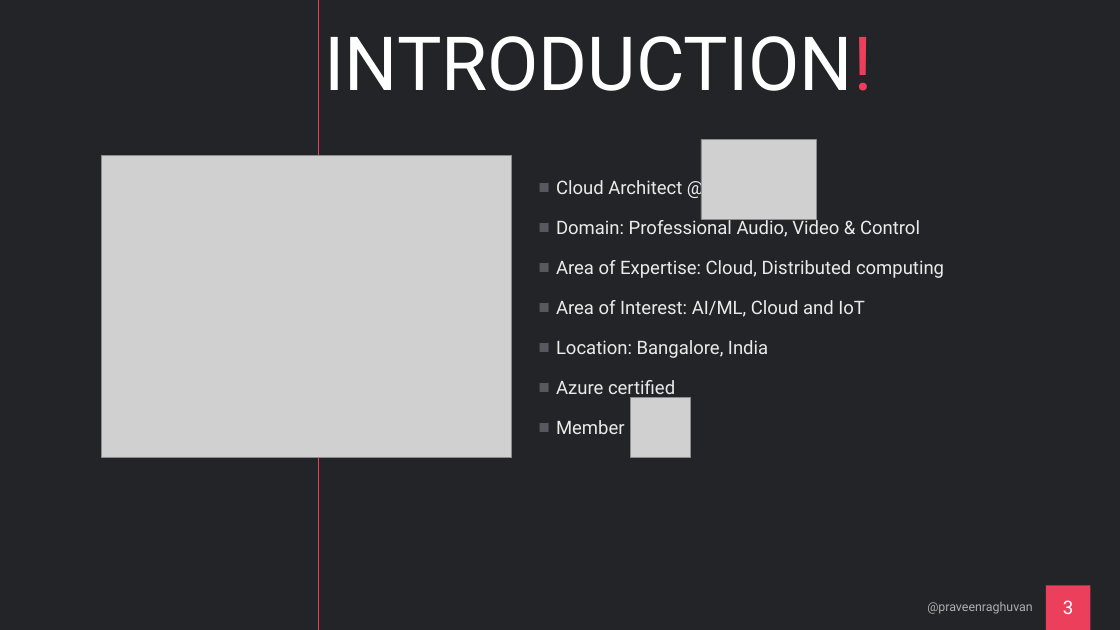
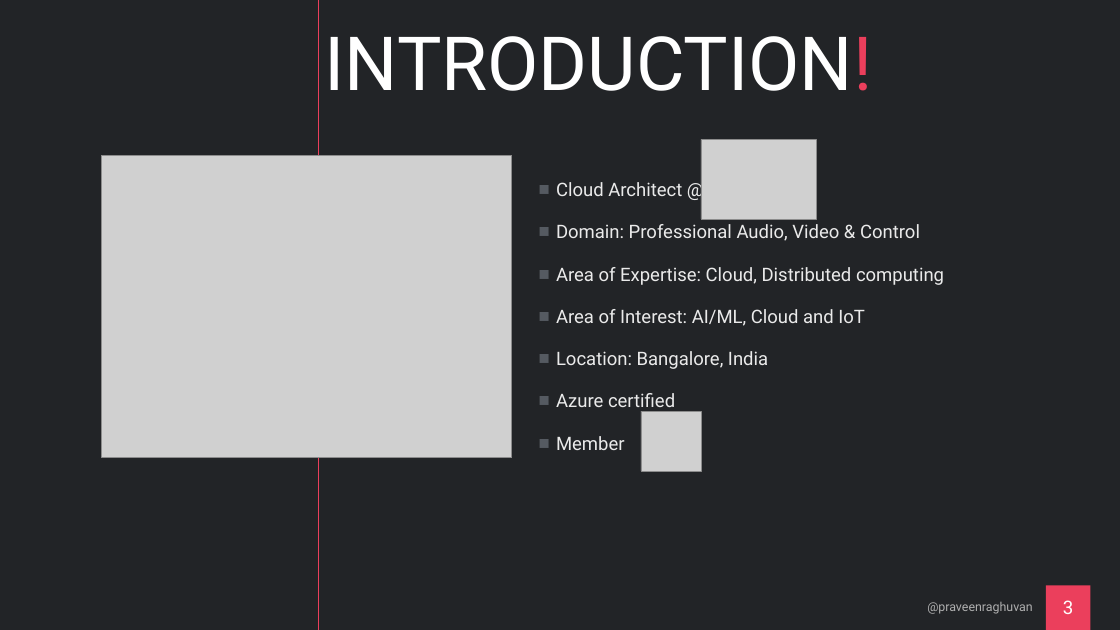
Before and after one commit to praveenraghuvanshi/tech-sessions, a slide deck: slide 3 of 08022022-Developer-Week-2022/cricket-analytics.pptx. Drawn at 1120x630 pixels with LibreOffice and Linux fonts; fonts in the diff are those of the drawing; grey boxes stand for pictures. Boxes give left, top, right and bottom in pixels: in the first picture for what was removed or moved away, otherwise in the second. Text is boxed around its words. In the diff, an @@ line names an element or a change of style, - is before the commit and + after.

```diff
--- a/08022022-Developer-Week-2022/cricket-analytics.pptx
+++ b/08022022-Developer-Week-2022/cricket-analytics.pptx
@@ text "Cloud Architect @" at <box>556,182,944,450</box>: line spacing 1.8 to 1.9 @@
@@ picture: place and size @@
-picture at <box>631,398,690,458</box>
+picture at <box>641,411,701,471</box>
```
Also in this commit, not shown: 4 other slides changed, 1 other file.
